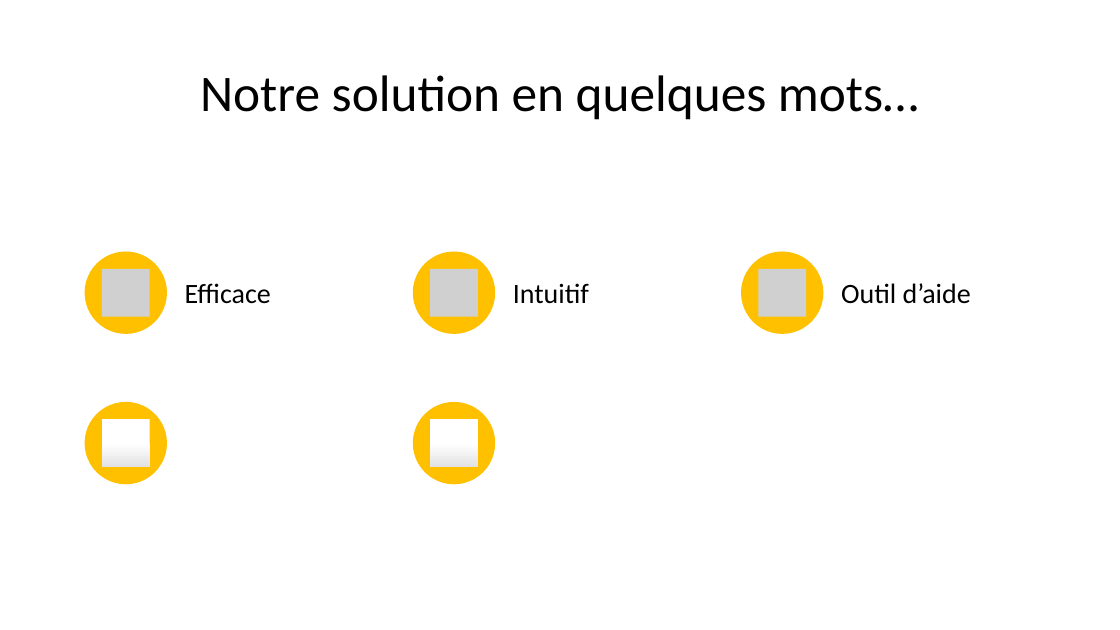
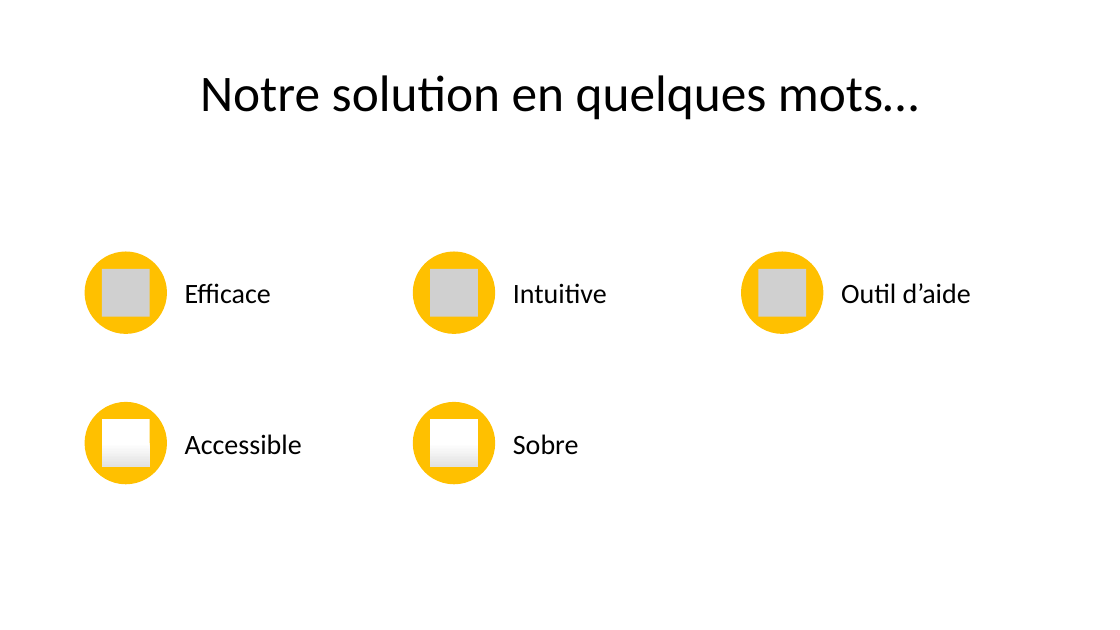
Before and after one commit to jeanlrnt/Projet_PILAF, a slide deck: slide 5 of Presentation_03_06_2020.pptx (slide 4 before the commit). Drawn at 1120x630 pixels with LibreOffice and Linux fonts; fonts in the diff are those of the drawing; grey boxes stand for pictures. Boxes give left, top, right and bottom in pixels: in the first picture for what was removed or moved away, otherwise in the second. Text is boxed around its words. In the diff, an @@ line names an element or a change of style, - is before the commit and + after.

```diff
--- a/Presentation_03_06_2020.pptx
+++ b/Presentation_03_06_2020.pptx
@@ text in free at (513, 283, 607, 304): text changed @@
-Intuitif
+Intuitive
@@ free added at (185, 402, 379, 484), 24 pt, text #000000 @@
+Accessible
@@ free added at (513, 402, 707, 484), 24 pt, text #000000 @@
+Sobre
```
Also in this commit, not shown: 1 other slide changed, 1 slide added.
